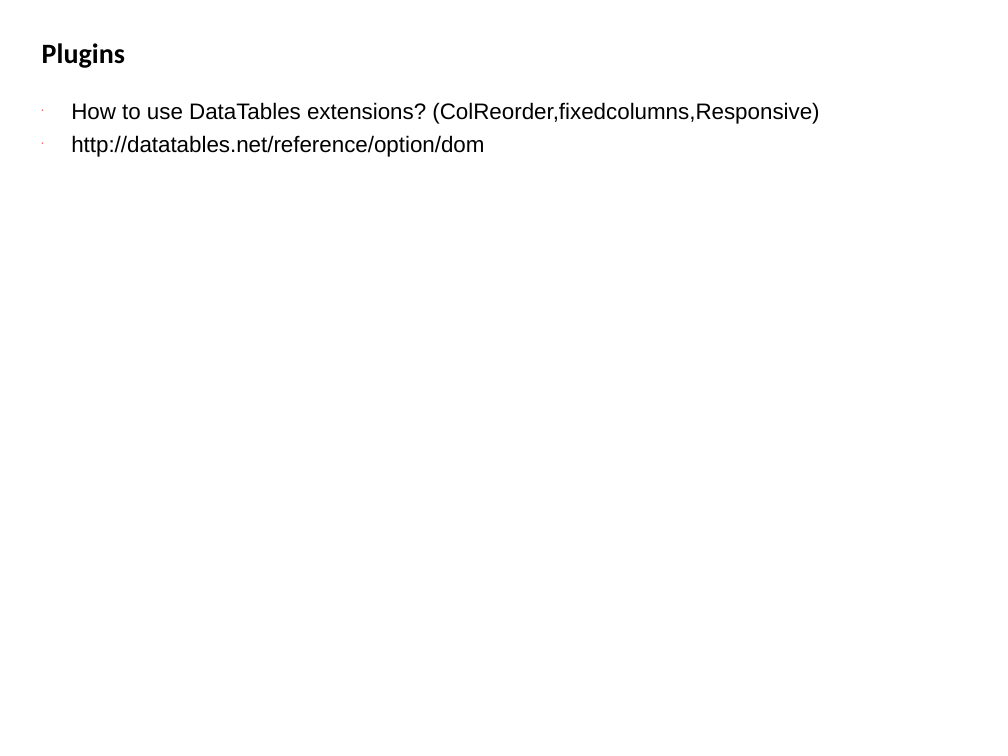
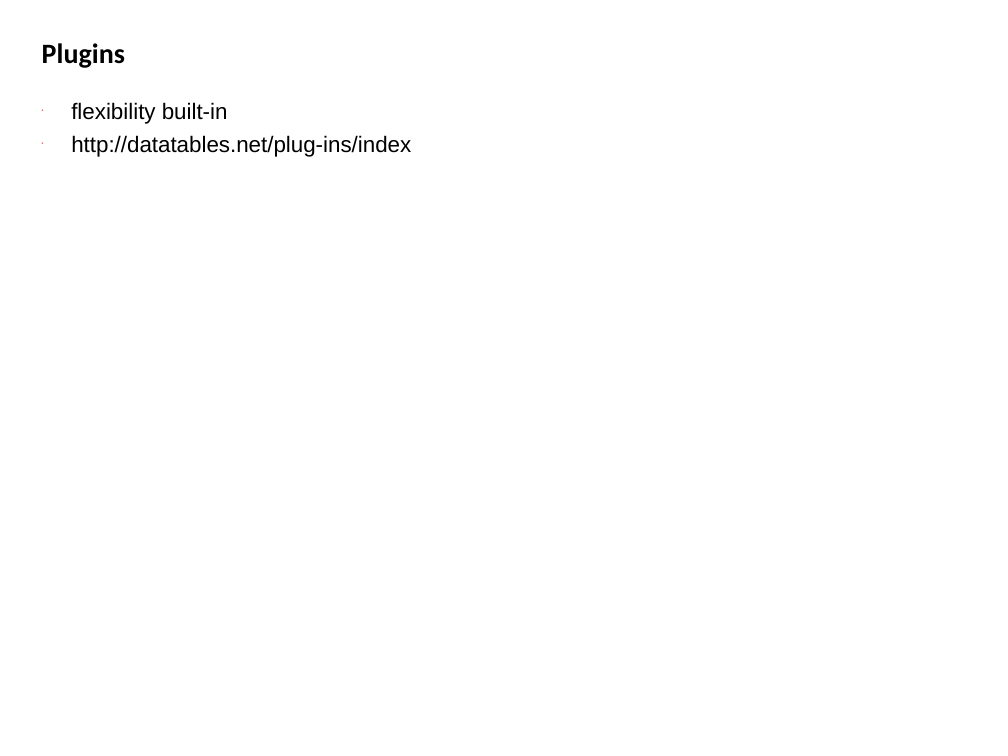
Before and after one commit to roostinghawk/datatables-demo, a slide deck: slide 19 of doc/ppt/DataTables_Introductioin.ppt. Drawn at 1008x756 pixels with LibreOffice and Linux fonts; fonts in the diff are those of the drawing. Boxes give left, top, right and bottom in pixels: in the first picture for what was removed or moved away, otherwise in the second. Text is boxed around its words. In the diff, an @@ line names an element or a change of style, - is before the commit and + after.

Commit message:
add some plugin

```diff
--- a/doc/ppt/DataTables_Introductioin.ppt
+++ b/doc/ppt/DataTables_Introductioin.ppt
@@ text at [71, 102, 411, 157]: text changed @@
-• How to use DataTables extensions? (ColReorder,fixedcolumns,Responsive)
-• http://datatables.net/reference/option/dom
+• flexibility built-in
+• http://datatables.net/plug-ins/index
```
Also in this commit, not shown: 1 other slide changed, 7 other files.
